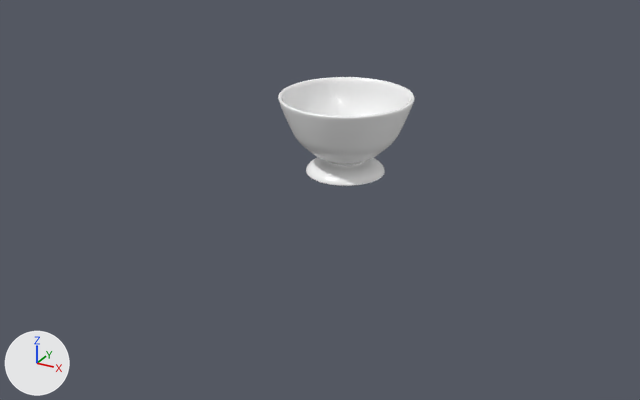
The Blender file teacup.blend, before and after one commit.
Both versions are drawn from a 50 mm lens placed at (9.44, -18.48, 8.27), pointed at (-0.24, -0.89, -0.53). Arrows for +X, +Y and +Z are at lower left; the lights stay in place.
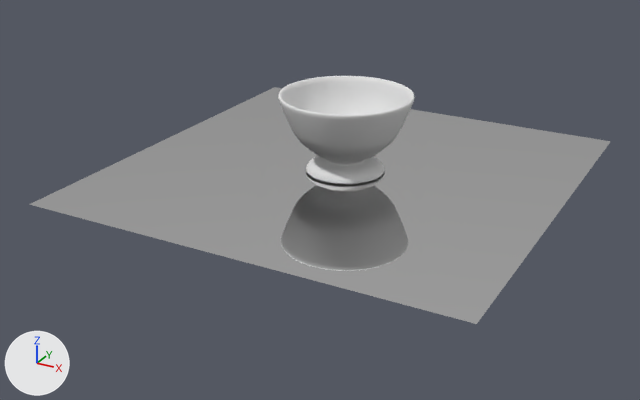
Patch to the scene script:
```diff
--- a/teacup.blend.py
+++ b/teacup.blend.py
@@ mat_material @@
+mat_material = bpy.data.materials.new('Material')
+mat_material.use_nodes = True; mat_material.node_tree.nodes.clear()
+_N = mat_material.node_tree.nodes; _L = mat_material.node_tree.links
+n0 = _N.new('ShaderNodeOutputMaterial'); n0.name = 'Material Output'
+n1 = _N.new('ShaderNodeBsdfAnisotropic'); n1.name = 'Glossy BSDF'
+n1.distribution = 'GGX'
+n1.inputs[1].default_value = 0.0  # 'Roughness'
+_L.new(n1.outputs[0], n0.inputs[0])  # 'BSDF' to 'Surface'
@@ me_plane @@
+me_plane.from_pydata([(-1.0, -1.0, 0.0), (1.0, -1.0, 0.0), (-1.0, 1.0, 0.0), (1.0, 1.0, 0.0)], [], [(0, 1, 3, 2)])
+me_plane.materials.append(mat_material)
@@ ob_circle @@
 ob_circle = bpy.data.objects.new('Circle', me_circle)
-ob_circle.location = (0.0, 0.0, 0.0)
+ob_circle.location = (0.0, 0.0, 0.04)
 _m = ob_circle.modifiers.new('Subsurf', 'SUBSURF')
@@ ob_plane @@
+ob_plane = bpy.data.objects.new('Plane', me_plane)
+ob_plane.location = (0.0, 0.0, 0.0)
+ob_plane.scale = (5.38, 5.38, 5.38)
```

Pixel boxes (x1, y1, x2, y2) of what changed, in the pictures (640 x 400 px):
'Plane', added
    after: (29, 87, 611, 324)
'Circle', moved
    before: (278, 77, 415, 186)
    after: (278, 76, 415, 184)
